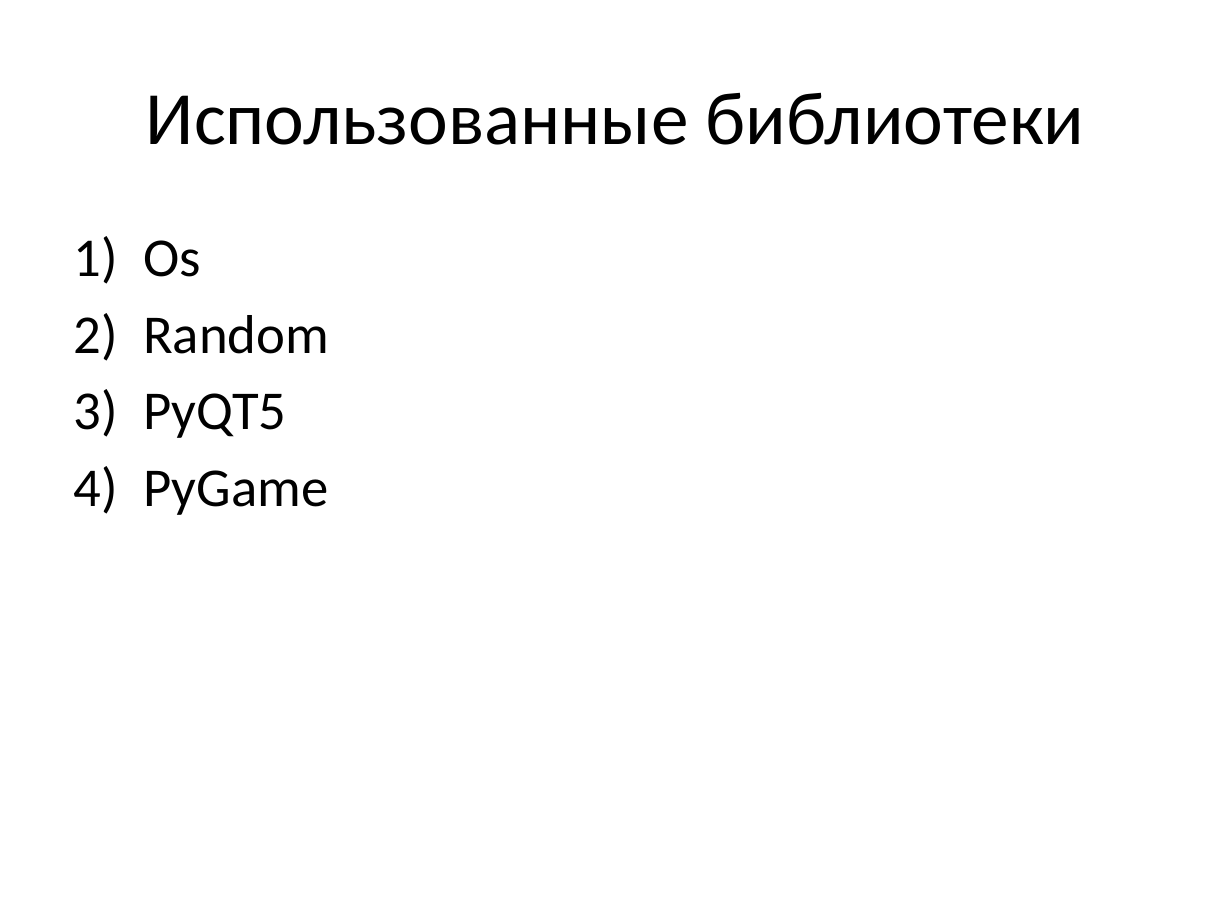
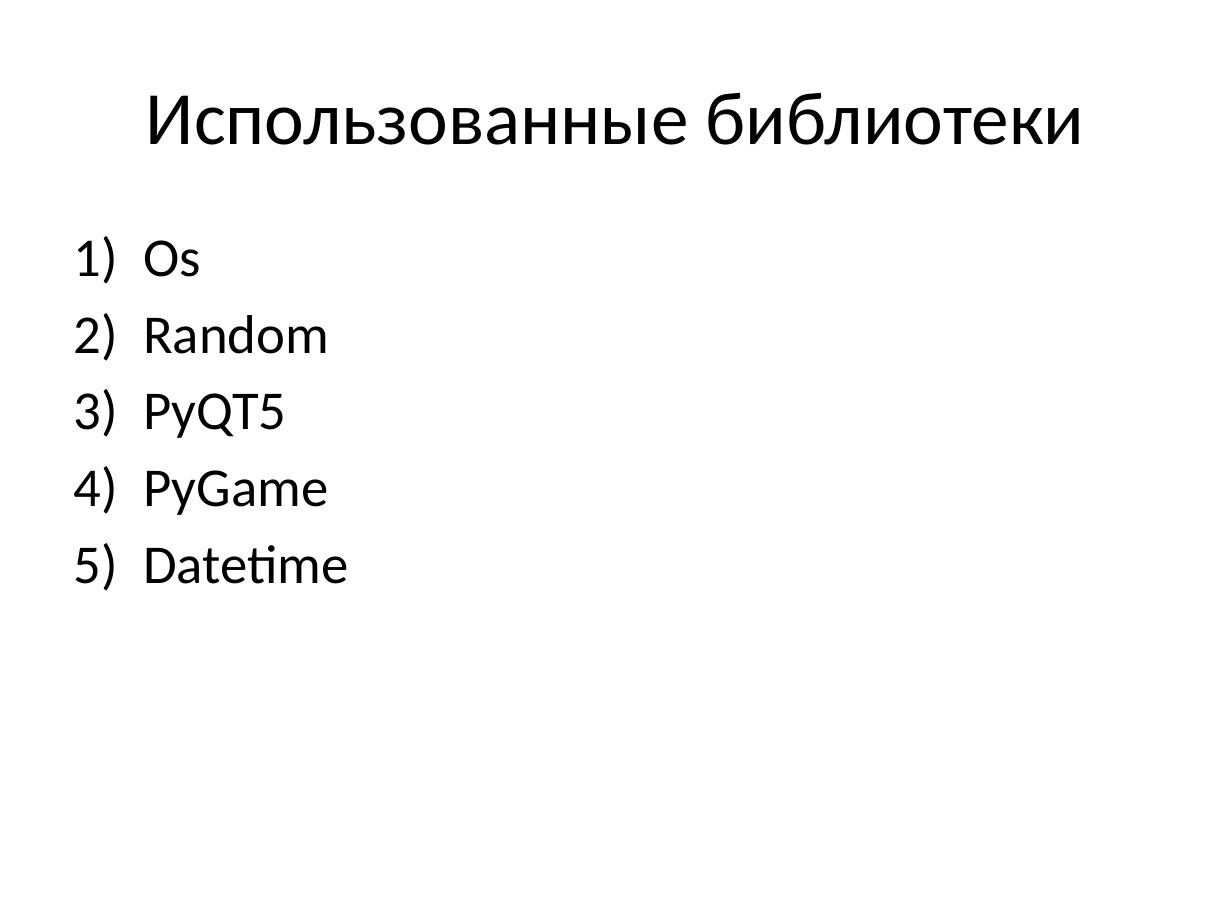
Before and after one commit to KopanevKirill228/pygameproject, a slide deck: slide 3 of Проект «Bomb Destroyer».pptx. Drawn at 1232x924 pixels with LibreOffice and Linux fonts; fonts in the diff are those of the drawing. Boxes give left, top, right and bottom in pixels: in the first picture for what was removed or moved away, otherwise in the second. Text is boxed around its words. In the diff, an @@ line names an element or a change of style, - is before the commit and + after.

```diff
--- a/Проект «Bomb Destroyer».pptx
+++ b/Проект «Bomb Destroyer».pptx
@@ text at bbox=[143, 545, 349, 584]: paragraph added @@
+5) Datetime
```
Also in this commit, not shown: 2 slides added.
